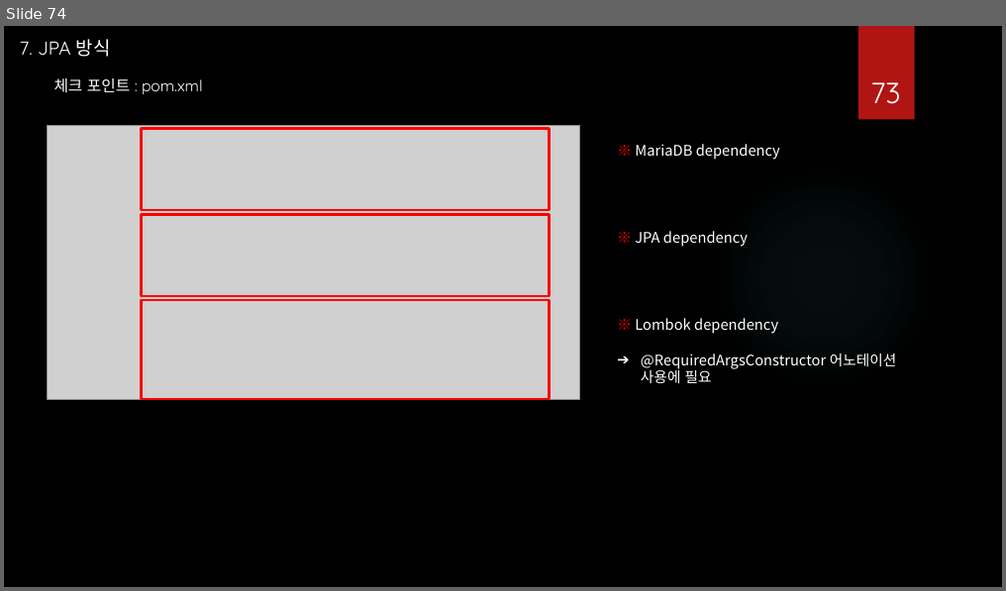
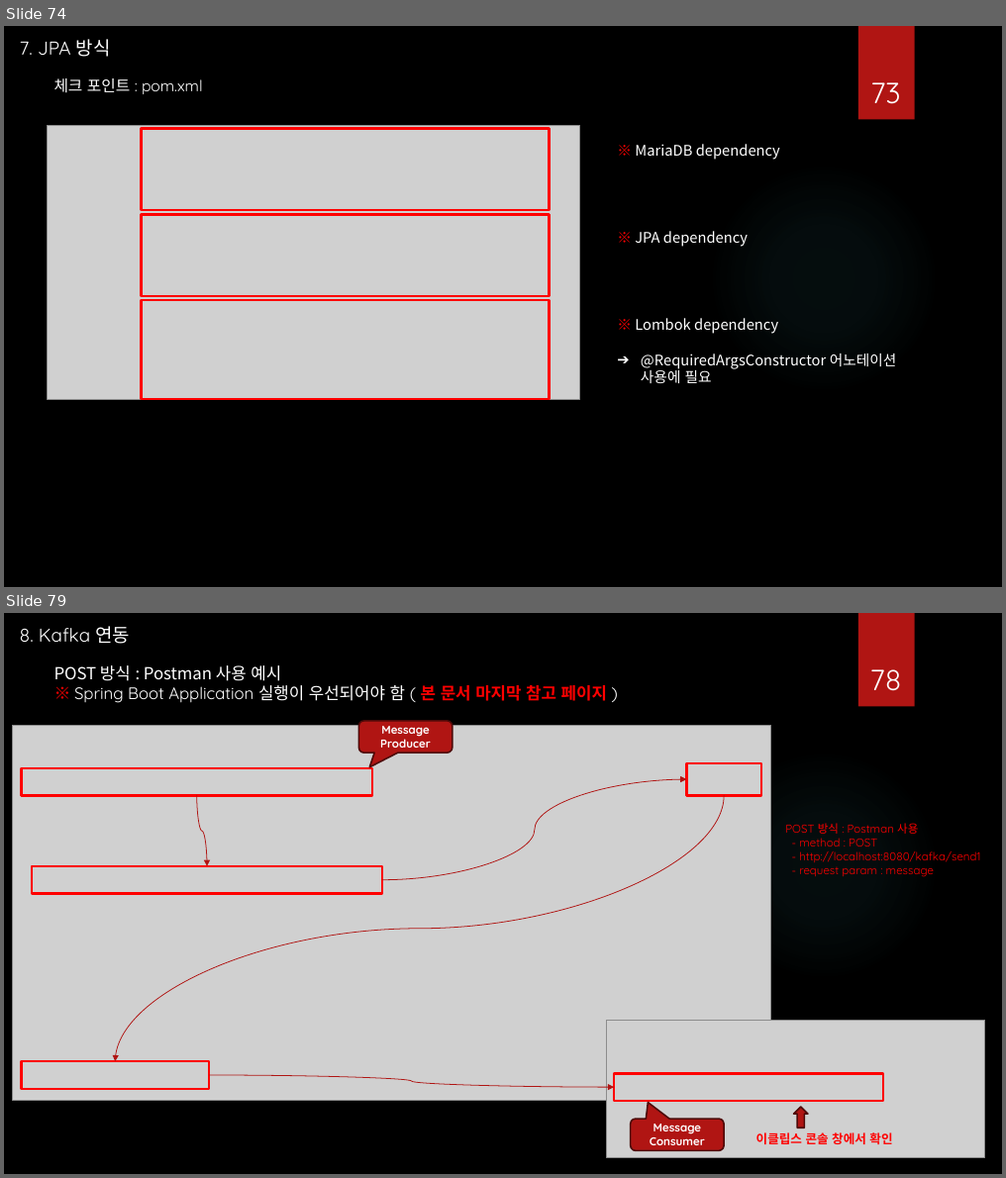
Before and after one commit to hancha123/Spring-Boot, a slide deck: Spring Boot Template.pptx. Shown one above the other, each under a label of ours: slide 74 before the commit, slides 74 and 79 after it; the slides between them are not shown. The pictures are 1006x591 and 1006x1178 pixels, drawn with LibreOffice and Linux fonts; fonts in the diff are those of the drawing; grey boxes stand for pictures; background and template pictures are left out. Boxes give left, top, right and bottom in pixels: in the first picture for what was removed or moved away, otherwise in the second. Text is boxed around its words. In the diff, an @@ line names an element or a change of style, - is before the commit and + after.

Commit message:
SpringBoot Template Generator User Guide

```diff
--- a/Spring Boot Template.pptx
+++ b/Spring Boot Template.pptx
@@ slide 79 added at <box>4,613,1002,1174</box>, background picture (left out); not listed: 2 template elements that a slide beside it also shows @@
@@ text added at <box>20,626,130,644</box>, 18 pt, text #FFFFFF @@
+8. Kafka 연동
@@ text added at <box>54,665,607,703</box>, 16 pt, text #FFFFFF @@
+POST 방식 : Postman 사용 예시
+※ Spring Boot Application 실행이 우선되어야 함 ( 본 문서 마지막 참고 페이지 )
@@ page number added at <box>870,669,902,691</box>, 28 pt, text #FFFFFF @@
+78
@@ picture added at <box>12,725,771,1100</box> @@
@@ rounded speech box added at <box>358,721,452,753</box>, fill #B01513, outline #4D0908 1.5 pt, 11 pt, text #FFFFFF, bold @@
+Message Producer
@@ rectangle added at <box>21,768,372,795</box>, outline #FF0000 2.25 pt @@
@@ curved arrow added from (383, 880) to (687, 779), #B01513 0.75 pt @@
@@ rectangle added at <box>687,763,761,796</box>, outline #FF0000 2.25 pt @@
@@ curved arrow added from (724, 796) to (116, 1062), #B01513 0.75 pt @@
@@ curved arrow added from (197, 796) to (207, 866), #B01513 0.75 pt @@
@@ text added at <box>785,823,980,877</box>, 11 pt, text #FF0000 @@
+POST 방식 : Postman 사용
+- method : POST
+- http://localhost:8080/kafka/send1
+- request param : message
@@ rectangle added at <box>32,866,383,894</box>, outline #FF0000 2.25 pt @@
@@ picture added at <box>607,1020,985,1158</box> @@
@@ rectangle added at <box>21,1062,209,1089</box>, outline #FF0000 2.25 pt @@
@@ curved arrow added from (209, 1075) to (614, 1087), #B01513 0.75 pt @@
@@ rectangle added at <box>614,1074,884,1101</box>, outline #FF0000 2.25 pt @@
@@ up arrow added at <box>794,1107,808,1128</box>, fill #B01513, outline #4D0908 1.5 pt @@
@@ rounded speech box added at <box>631,1119,724,1152</box>, fill #B01513, outline #4D0908 1.5 pt, 11 pt, text #FFFFFF, bold @@
+Message Consumer
@@ text added at <box>756,1133,892,1145</box>, 12 pt, text #FF0000, bold @@
+이클립스 콘솔 창에서 확인
```
Also in this commit, not shown: 1 slide changed, 10 other slides added.
